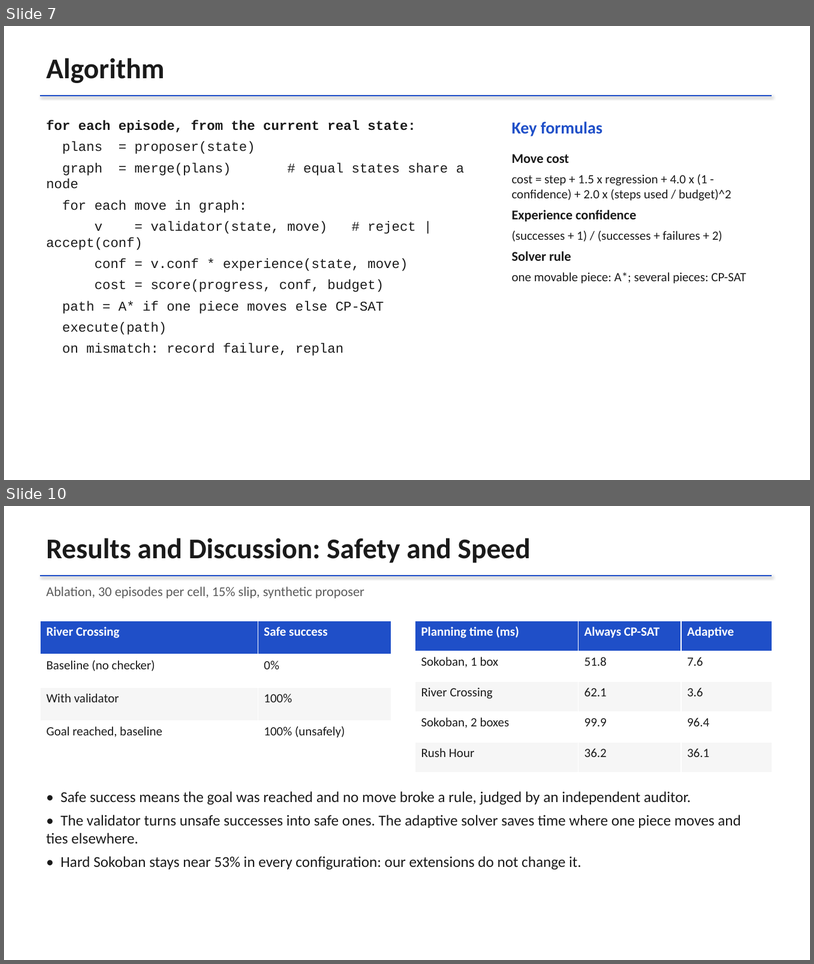
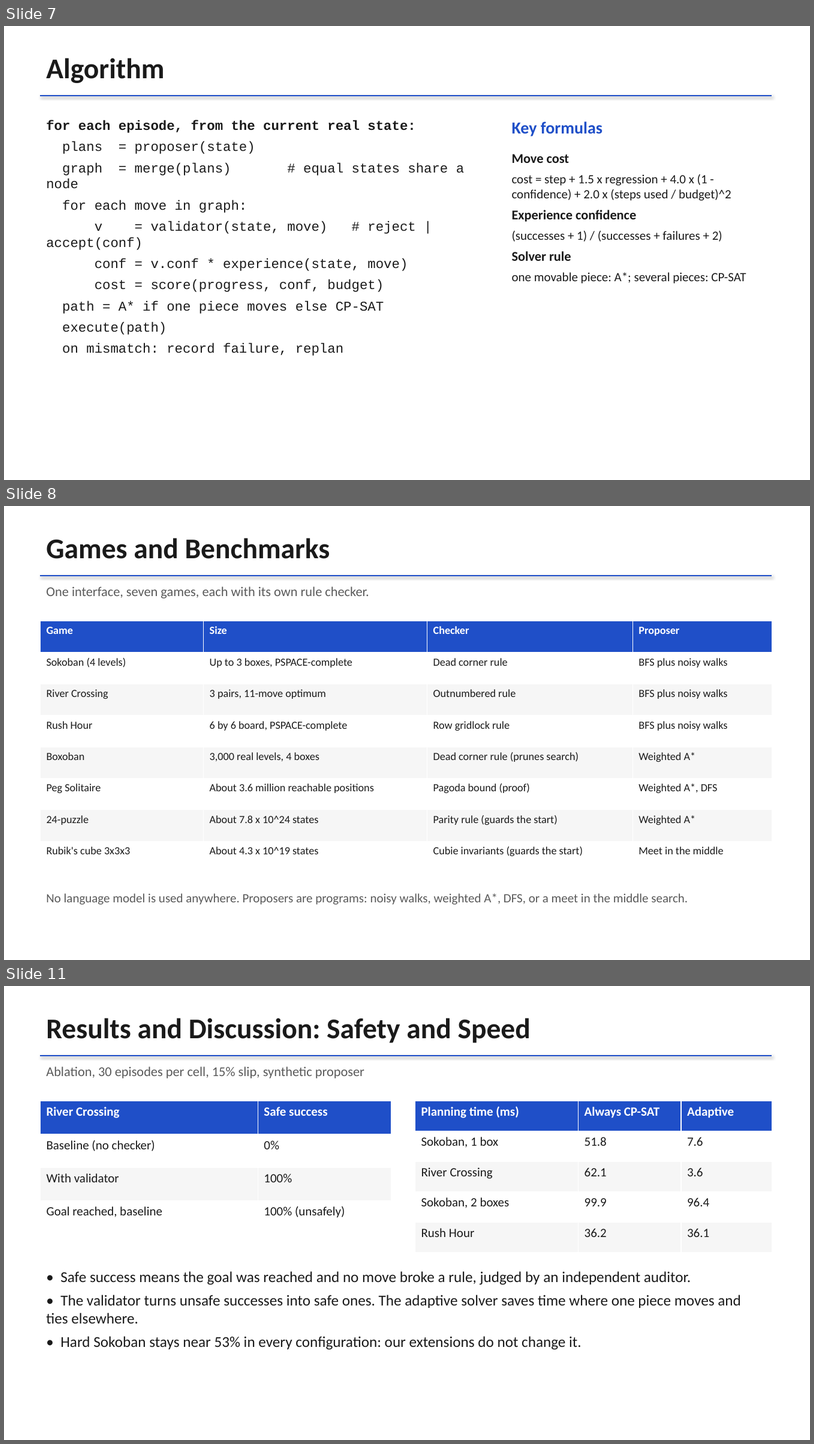
Before and after one commit to Harsh-v69/MachineLearningCP, a slide deck: docs/CP_Project_Review.pptx. Shown one above the other, each under a label of ours: slides 7 and 10 before the commit, slides 7, 8 and 11 after it; the slides between them are not shown. The pictures are 814x964 and 814x1444 pixels, drawn with LibreOffice and Linux fonts; fonts in the diff are those of the drawing. Boxes give left, top, right and bottom in pixels: in the first picture for what was removed or moved away, otherwise in the second. Text is boxed around its words. In the diff, an @@ line names an element or a change of style, - is before the commit and + after.

```diff
--- a/docs/CP_Project_Review.pptx
+++ b/docs/CP_Project_Review.pptx
@@ slide 8 added at [4, 506, 810, 960], background #FFFFFF @@
@@ text added at [46, 538, 330, 559], 34 pt, text #1A1A1A, bold @@
+Games and Benchmarks
@@ line added from (40, 576) to (772, 576), #1F4FC8 2 pt @@
@@ text added at [46, 586, 369, 598], 16 pt, text #5A5A5A @@
+One interface, seven games, each with its own rule checker.
@@ table added at [40, 621, 772, 873], 8 rows, 4 columns @@
+Game | Size | Checker | Proposer
+Sokoban (4 levels) | Up to 3 boxes, PSPACE-complete | Dead corner rule | BFS plus noisy walks
+River Crossing | 3 pairs, 11-move optimum | Outnumbered rule | BFS plus noisy walks
+Rush Hour | 6 by 6 board, PSPACE-complete | Row gridlock rule | BFS plus noisy walks
+Boxoban | 3,000 real levels, 4 boxes | Dead corner rule (prunes search) | Weighted A*
+Peg Solitaire | About 3.6 million reachable positions | Pagoda bound (proof) | Weighted A*, DFS
+24-puzzle | About 7.8 x 10^24 states | Parity rule (guards the start) | Weighted A*
+Rubik's cube 3x3x3 | About 4.3 x 10^19 states | Cubie invariants (guards the start) | Meet in the middle
@@ text added at [46, 893, 688, 904], 15 pt, text #5A5A5A @@
+No language model is used anywhere. Proposers are programs: noisy walks, weighted A*, DFS, or a meet in the middle search.
@@ what was slide 10 is now slide 11 @@
```
Also in this commit, not shown: 6 slides changed, 2 other slides added, 12 other files.
